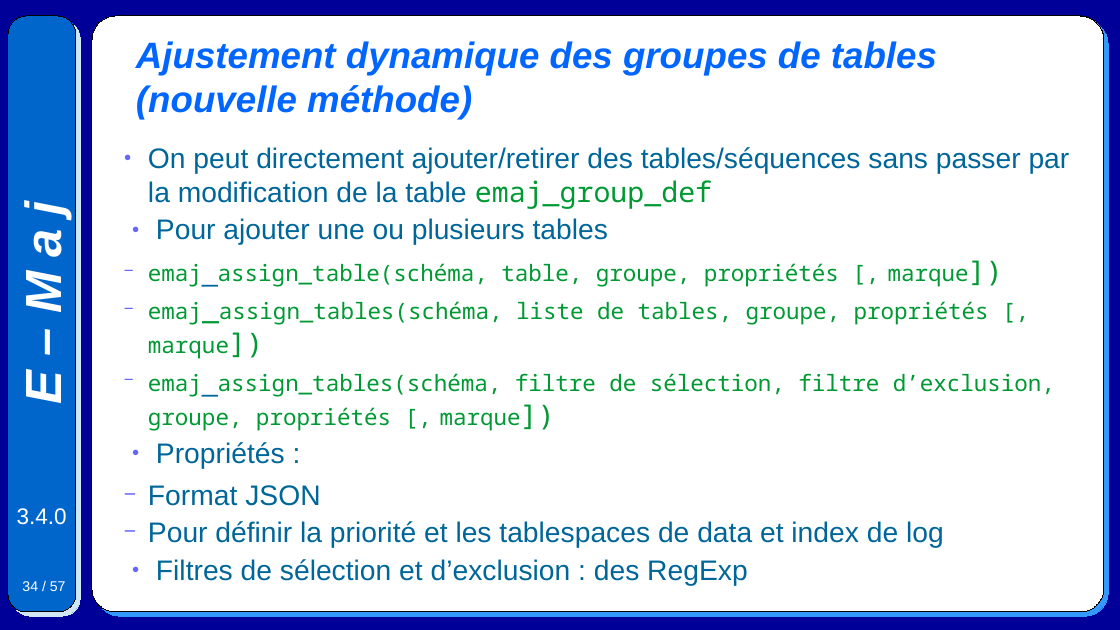
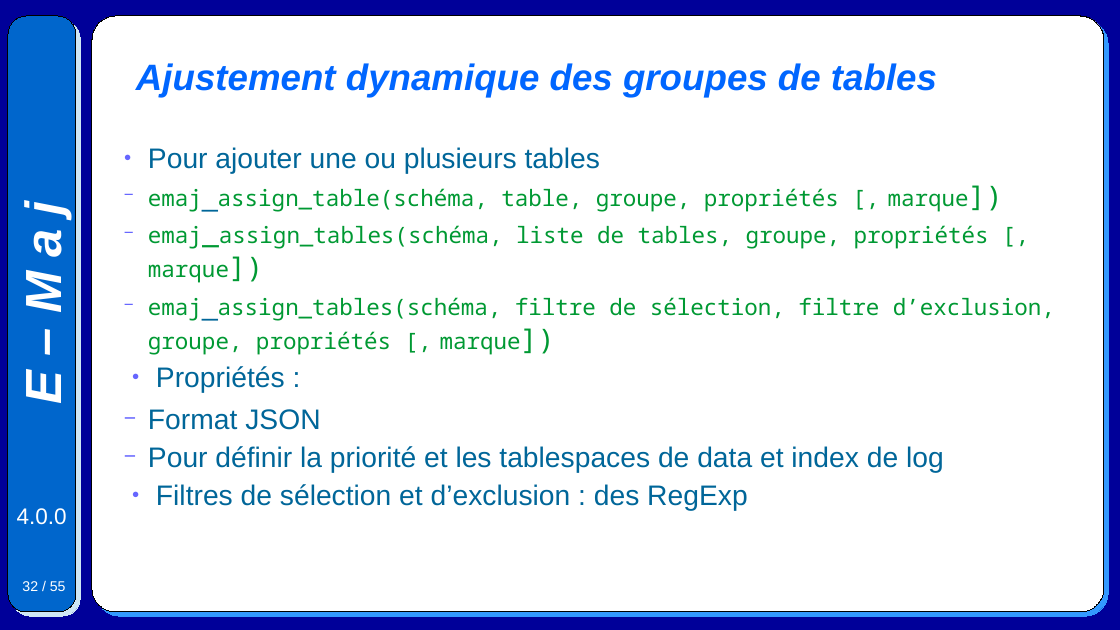
Before and after one commit to beaud76/emaj_doc, a slide deck: slide 32 of Emaj.devel_pres_fr.odp (slide 34 before the commit). Drawn at 1120x630 pixels with LibreOffice and Linux fonts; fonts in the diff are those of the drawing. Boxes give left, top, right and bottom in pixels: in the first picture for what was removed or moved away, otherwise in the second. Text is boxed around its words. In the diff, an @@ line names an element or a change of style, - is before the commit and + after.

```diff
--- a/Emaj.devel_pres_fr.odp
+++ b/Emaj.devel_pres_fr.odp
@@ title at [136,63,937,98]: text changed @@
-Ajustement dynamique des groupes de tables (nouvelle méthode)
+Ajustement dynamique des groupes de tables
@@ text at [148,147,1070,209]: paragraph removed @@
-● On peut directement ajouter/retirer des tables/séquences sans passer par la modification de la table emaj_group_def
@@ text at [148,147,600,174]: indent changed; less space between paragraphs @@
@@ text at [17,508,67,525]: text changed @@
-3.4.0
+4.0.0
@@ page number at [22,581,66,591]: text changed @@
-34 / 57
+32 / 55
```
Also in this commit, not shown: 52 other slides changed, 1 slide added, 3 slides removed, 6 other files.
